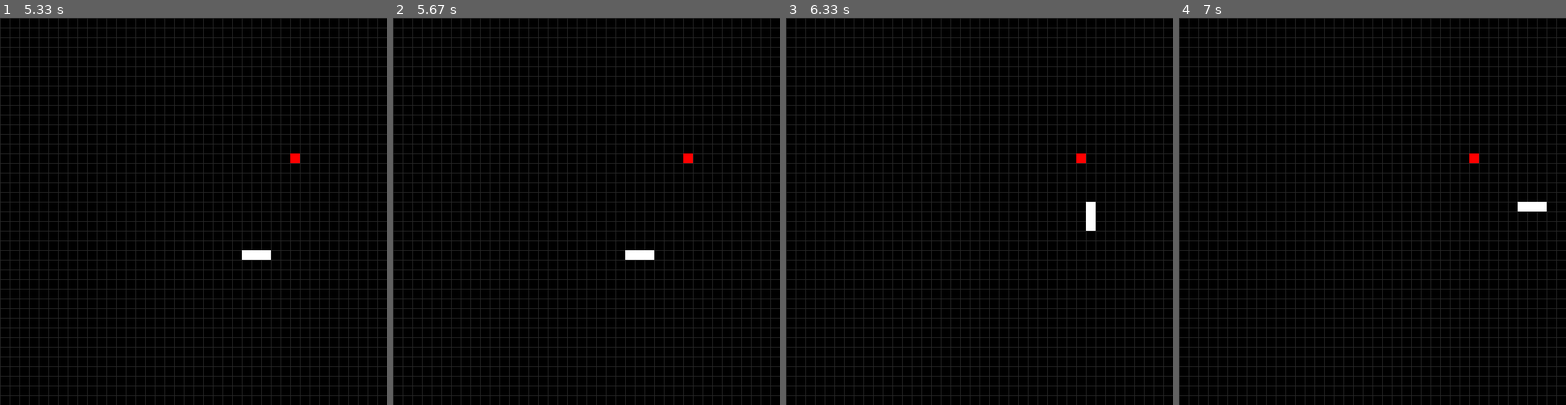
Above: before the commit, frames 1-4 (left to right).
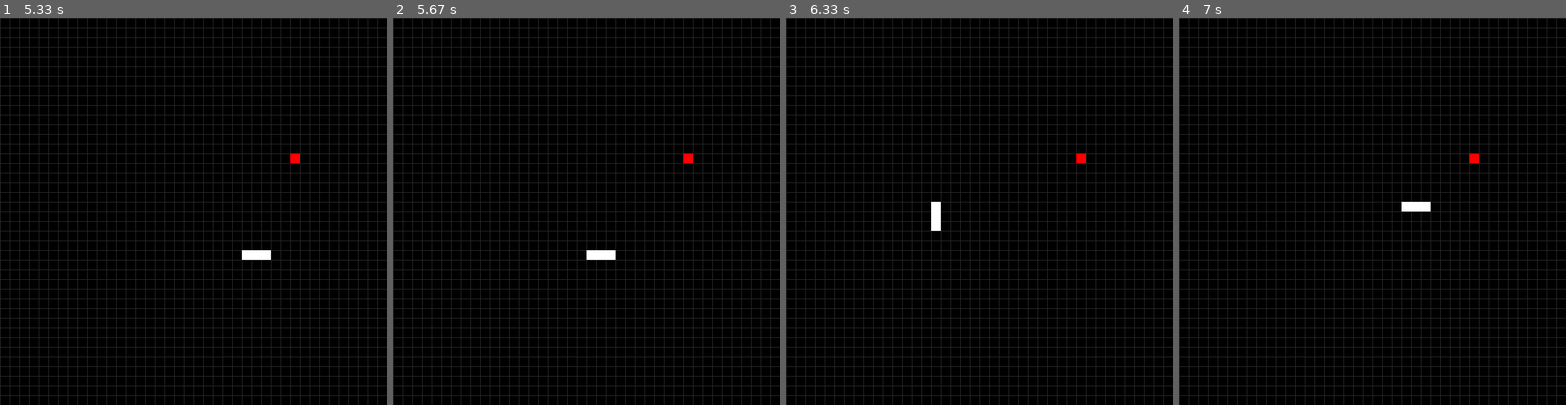
Above: after the commit, the same moments.

Repository: brenobaptista/snake-pygame
Game: pygame game, started from snake.py
Same seed, same stepped clock (60 frames per second), same inputs: the game is played once before the commit and once after it.
Inputs:
- Up to frame 1 (5.33 s): tap Enter at 0.33 s; hold Right 0.67-1.13 s; hold Up 1.17-1.63 s; hold Right 1.67-2.13 s; hold Down 2.73-3.03 s; hold Left 3.07-3.47 s; hold Down 4.57-4.93 s; hold Left from 4.97 s (still down)
- Up to frame 2 (5.67 s): release Left at 5.43 s; hold Right from 5.47 s (still down)
- Up to frame 3 (6.33 s): release Right at 5.93 s; hold Up 5.97-6.27 s; hold Right from 6.3 s (still down)
- Up to frame 4 (7 s): release Right at 6.77 s; hold Left from 6.8 s (still down)

Frame 1 is identical in both runs. In frame 2, 0.4% of the frame differs, in the area x 50-68%, y 60-63%; in frame 3, 0.4%; in frame 4, 0.4%.

Commit message:
Avoid snake going the opposite direction

Diff:
--- a/snake.py
+++ b/snake.py
@@ -117,13 +117,13 @@
                 pg.quit()
 
             if event.type == KEYDOWN:
-                if event.key == K_UP:
+                if event.key == K_UP and snake_direction != DOWN:
                     snake_direction = UP
-                elif event.key == K_RIGHT:
+                elif event.key == K_RIGHT and snake_direction != LEFT:
                     snake_direction = RIGHT
-                elif event.key == K_DOWN:
+                elif event.key == K_DOWN and snake_direction != UP:
                     snake_direction = DOWN
-                elif event.key == K_LEFT:
+                elif event.key == K_LEFT and snake_direction != RIGHT:
                     snake_direction = LEFT
 
         if detect_bite(snake_position[0], apple_position):
